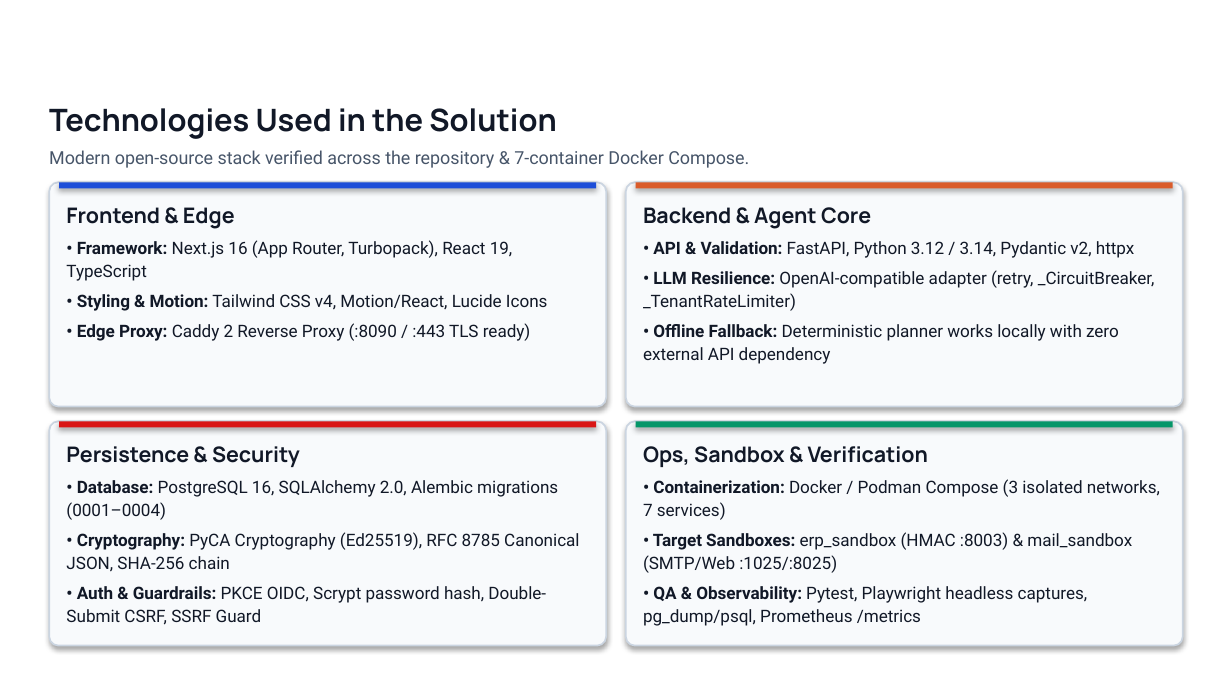
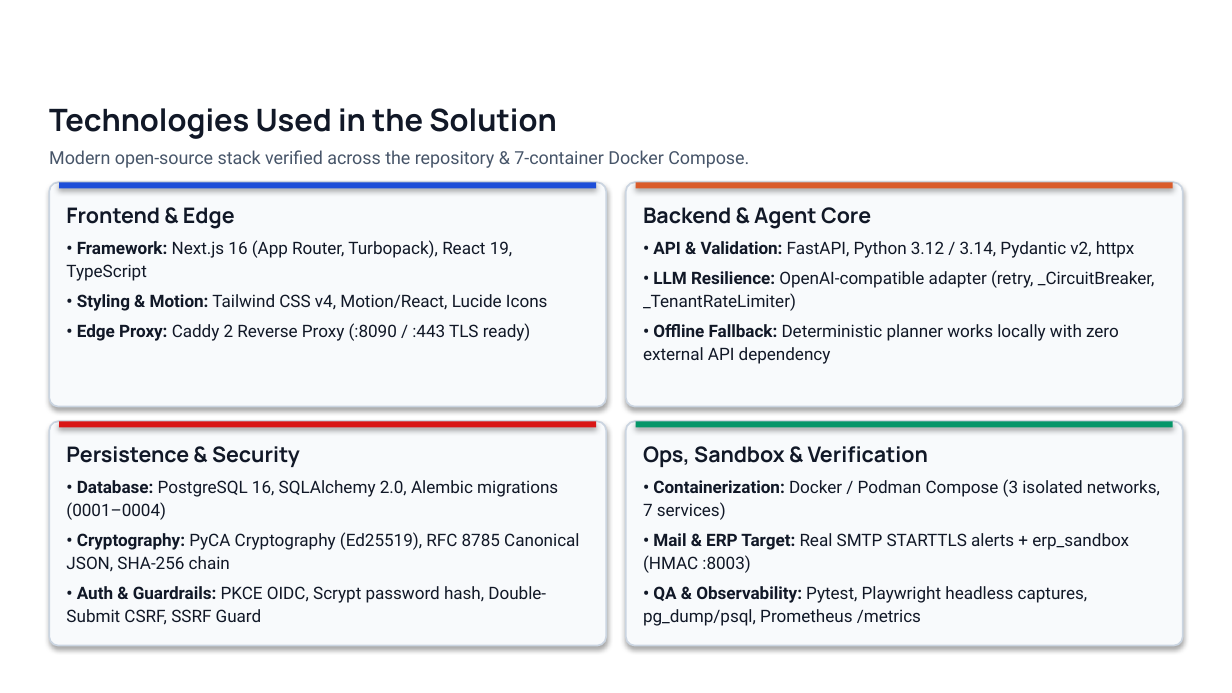
Before and after one commit to ArrafiNurHafiz/Veritas-Ai, a slide deck: slide 8 of docs/VERITAS_AI_Build2036_Deck.pptx. Drawn at 1232x693 pixels with LibreOffice and Linux fonts; fonts in the diff are those of the drawing; background and template pictures are left out. Boxes give left, top, right and bottom in pixels: in the first picture for what was removed or moved away, otherwise in the second. Text is boxed around its words. In the diff, an @@ line names an element or a change of style, - is before the commit and + after.

Commit message:
docs: clarify real SMTP STARTTLS support across README, pitch deck, and reference

```diff
--- a/docs/VERITAS_AI_Build2036_Deck.pptx
+++ b/docs/VERITAS_AI_Build2036_Deck.pptx
@@ text at [643, 533, 1129, 573]: text changed @@
-• Target Sandboxes: erp_sandbox (HMAC :8003) & mail_sandbox (SMTP/Web :1025/:8025)
+• Mail & ERP Target: Real SMTP STARTTLS alerts + erp_sandbox (HMAC :8003)
```
Also in this commit, not shown: 4 other slides changed, 2 other files.
